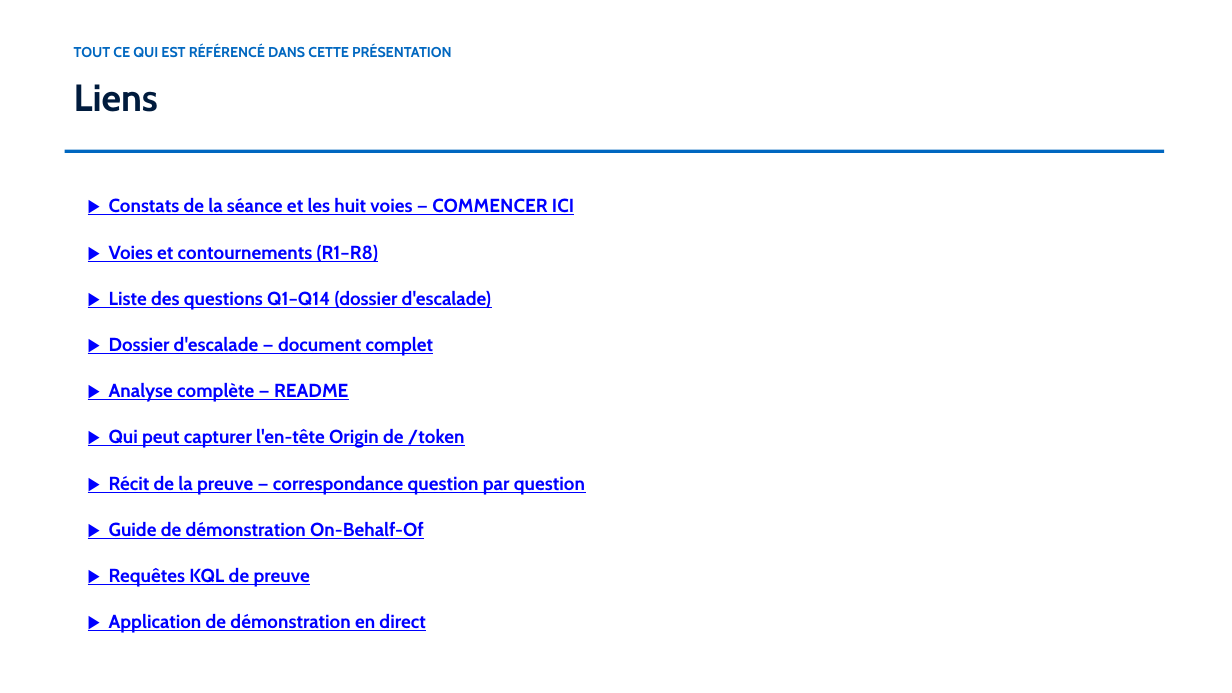
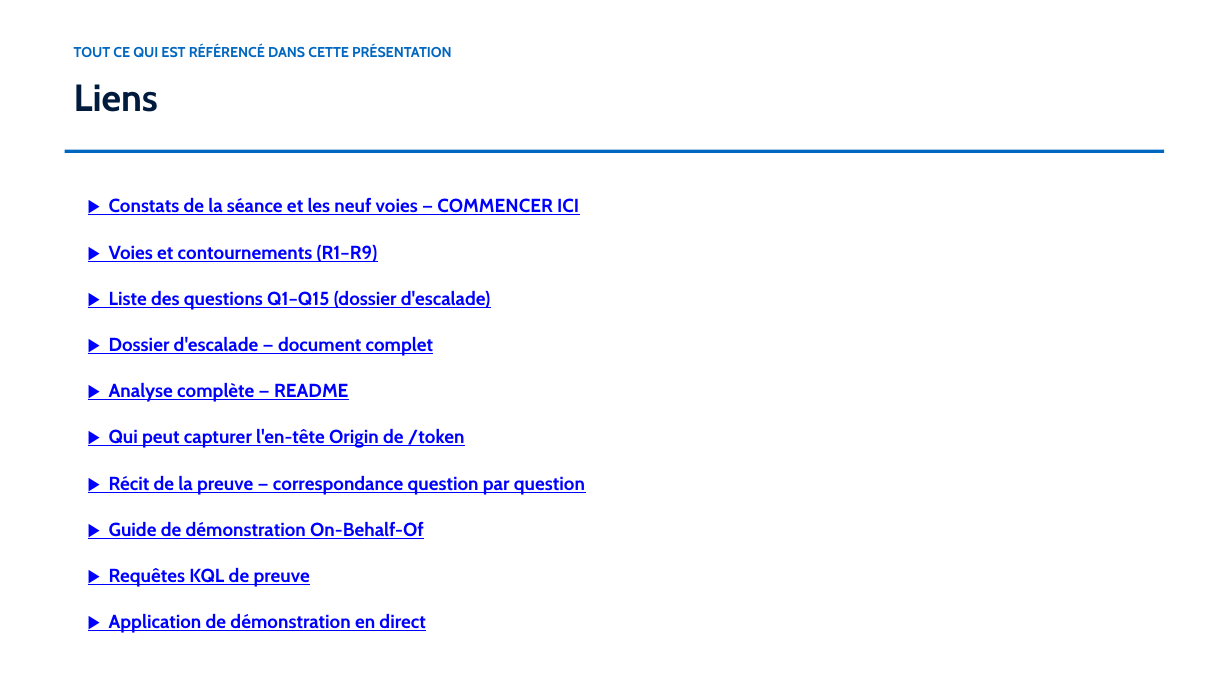
Before and after one commit to devopsabcs-engineering/croesus, a slide deck: slide 14 of docs/deck/croesus-session-deck-fr.pptx. Drawn at 1232x693 pixels with LibreOffice and Linux fonts; fonts in the diff are those of the drawing. Boxes give left, top, right and bottom in pixels: in the first picture for what was removed or moved away, otherwise in the second. Text is boxed around its words. In the diff, an @@ line names an element or a change of style, - is before the commit and + after.

```diff
--- a/docs/deck/croesus-session-deck-fr.pptx
+++ b/docs/deck/croesus-session-deck-fr.pptx
@@ text at box(109, 198, 579, 215): text changed @@
-▶ Constats de la séance et les huit voies — COMMENCER ICI
+▶ Constats de la séance et les neuf voies — COMMENCER ICI
@@ text at box(109, 245, 378, 262): text changed @@
-▶ Voies et contournements (R1–R8)
+▶ Voies et contournements (R1–R9)
@@ text at box(109, 291, 490, 310): text changed @@
-▶ Liste des questions Q1–Q14 (dossier d'escalade)
+▶ Liste des questions Q1–Q15 (dossier d'escalade)
```
Also in this commit, not shown: 10 other slides changed, 4 other files.
